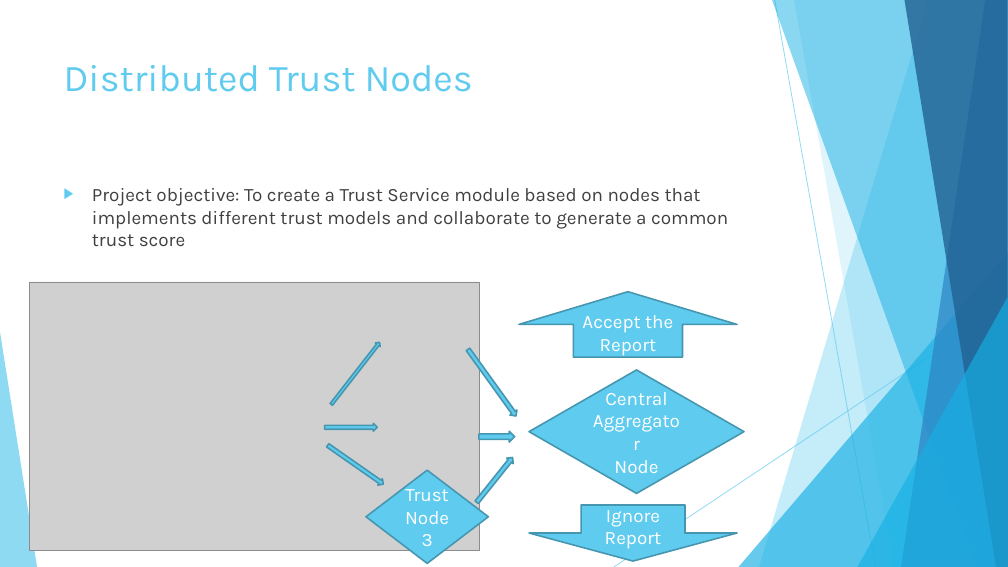
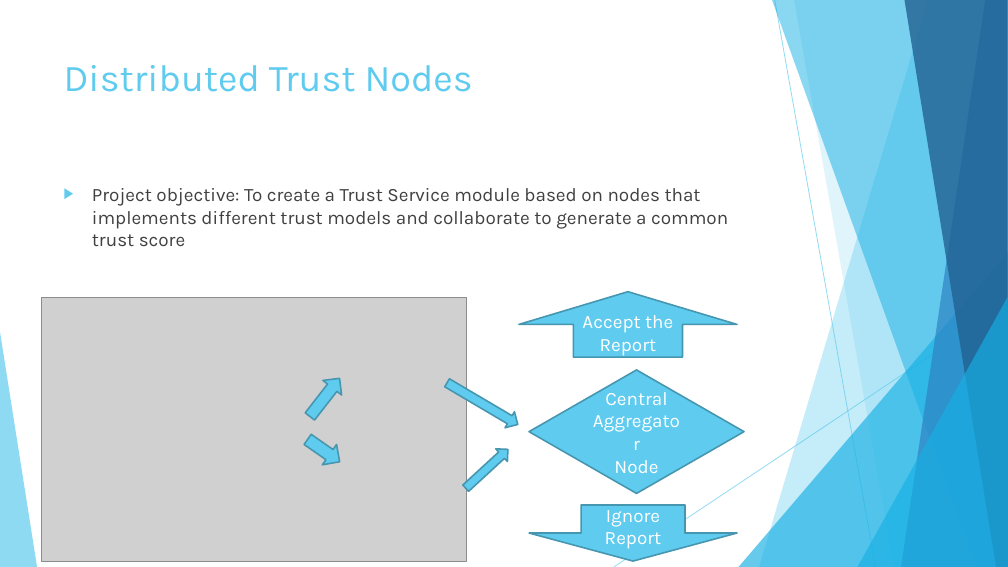
Before and after one commit to dorelst/Distributed-Trusting-Nodes, a slide deck: slide 3 of Decentralized Prediction of Social Harm Events - Project Presentation.pptx. Drawn at 1008x567 pixels with LibreOffice and Linux fonts; fonts in the diff are those of the drawing; grey boxes stand for pictures. Boxes give left, top, right and bottom in pixels: in the first picture for what was removed or moved away, otherwise in the second. Text is boxed around its words. In the diff, an @@ line names an element or a change of style, - is before the commit and + after.

```diff
--- a/Decentralized Prediction of Social Harm Events - Project Presentation.pptx
+++ b/Decentralized Prediction of Social Harm Events - Project Presentation.pptx
@@ picture: place and size @@
-picture at (29, 282, 479, 551)
+picture at (41, 297, 467, 561)
@@ right arrow: place and size @@
-right arrow at (329, 341, 382, 406)
+right arrow at (301, 371, 349, 424)
@@ right arrow at (301, 371, 349, 424): mirrored @@
@@ right arrow at (443, 375, 523, 433): rotation 54 to 30 degrees @@
@@ right arrow: place and size @@
-right arrow at (325, 442, 385, 488)
+right arrow at (300, 430, 347, 473)
@@ right arrow removed at (325, 423, 378, 431) @@
@@ right arrow at (460, 443, 514, 495): rotation 308 to 317 degrees @@
@@ right arrow removed at (479, 431, 515, 442) @@
@@ diamond removed at (366, 470, 488, 563) @@
-Trust
-Node
-3
```
Also in this commit, not shown: 1 other slide changed, 1 slide removed, 9 other files.
